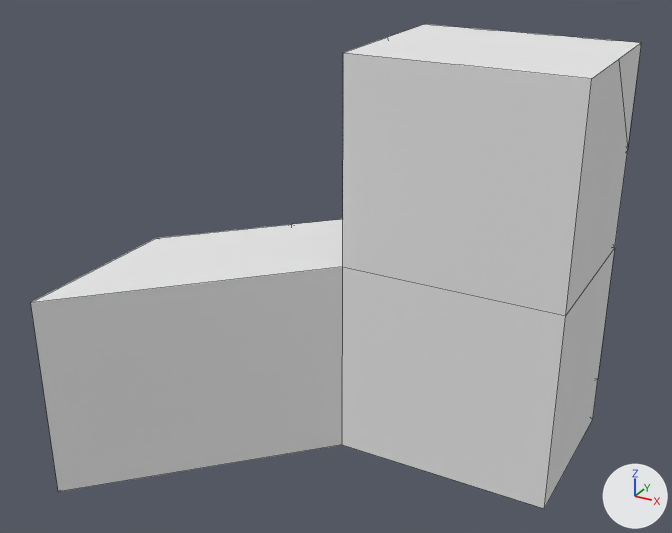
An edit to the Blender file Assets/Models/insurance.blend, drawn before and after from the same camera.
Before and after are seen from a 50 mm lens placed at (-2.75, -10.36, 5.91), pointed at (-5.61, -5.16, 3.31). Arrows for +X, +Y and +Z are at lower right; the lights stay in place. Mesh edges are drawn as thin lines.
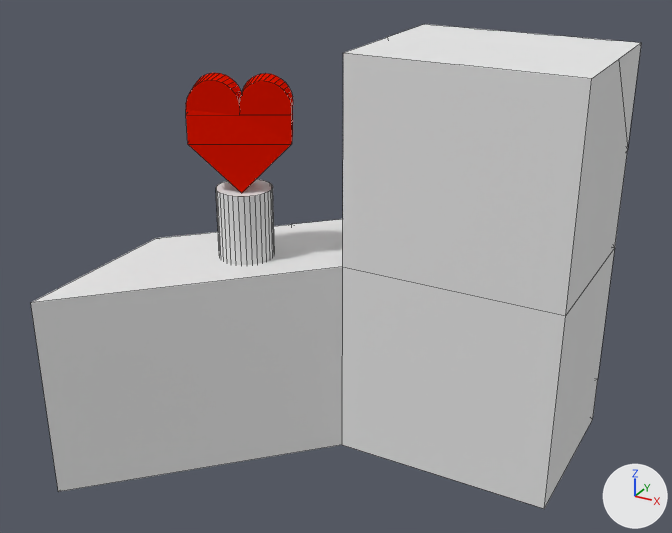
Commit message: added insurance

Where the change shows, as pixel boxes [x1, y1, x2, y2] in the pictures (672 x 533 px):
```json
{"part": 1, "of": "me_cube", "change": "added", "after": [216, 179, 274, 265]}
{"part": 2, "of": "me_cube", "change": "added", "after": [186, 73, 293, 193], "on screen": "red"}
```

Scene script edits in JSON lines:
```json
{"op": "add", "block": "mat_heart", "code": ["mat_heart = diffuse_material('heart')", "mat_heart.base_color = (0.8, 0.00859, 0.0)  # red #e71700"]}
{"op": "add", "block": "mat_window", "code": ["mat_window = diffuse_material('window')", "mat_window.base_color = (0.108, 0.777, 0.8)  # cyan #5ce4e7"]}
{"block": "me_cube", "where": "# used by ob_cube; location = (0.021, 0.0, 3.0); scale = (1.01, 0.735, 1.54)"}
{"op": "remove", "block": "me_cube", "code": "me_cube.from_pydata(...)  # 458 vertices, 423 faces; spans x -7.04..-3.98, y -8.89..-5.13, z -0.8..1.15"}
{"op": "add", "block": "me_cube", "code": "me_cube.from_pydata(...)  # 597 vertices, 502 faces; spans x -7.04..-3.98, y -8.89..-5.13, z -0.8..1.15"}
{"block": "me_cube", "change": "me_cube part 1: a new loose piece, a 32-sided cylinder along z spanning x -6.47..-6.08, y -7.32..-6.77, z 0.12..0.5, in mat_material (white #e7e7e7)"}
{"block": "me_cube", "change": "me_cube part 2: a new loose piece of 75 vertices spanning x -6.64..-5.91, y -7.44..-6.67, z 0.5..1.02, in mat_heart (red #e71700)"}
{"op": "add", "block": "me_cube", "code": "me_cube.materials.append(mat_window)  # cyan #5ce4e7"}
{"op": "add", "block": "me_cube", "code": "me_cube.materials.append(mat_heart)  # red #e71700"}
```
